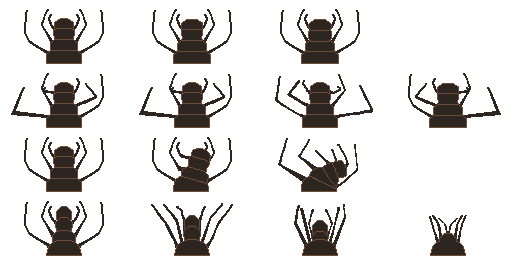
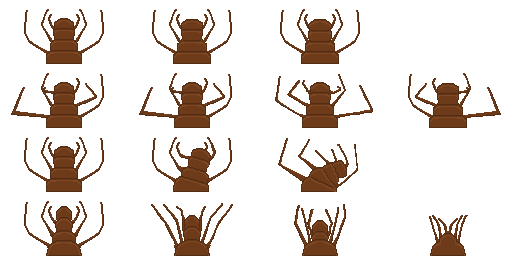
Layered file, before and after one edit (512x256). Changes by layer:
removed layer "F3 #1" over <box>280,9,360,64</box>
removed layer "F4 #1" over <box>429,215,467,256</box>
removed layer "F3 #3" over <box>294,204,346,256</box>
removed layer "F2 #4" over <box>151,203,233,256</box>
removed layer "F1 #3" over <box>24,201,104,256</box>
removed layer "F3 #2" over <box>278,138,358,192</box>
removed layer "F2 #3" over <box>152,137,232,192</box>
removed layer "F1 #2" over <box>24,137,104,192</box>
removed layer "F2 #2" over <box>152,9,232,64</box>
removed layer "F1 #1" over <box>24,9,104,64</box>
removed layer "Move F4" over <box>408,73,501,128</box>
removed layer "Move F3" over <box>275,74,373,128</box>
removed layer "Move F2" over <box>139,73,232,128</box>
removed layer "Move F1" over <box>11,73,104,128</box>
painted on "Background" over <box>11,9,501,256</box>
